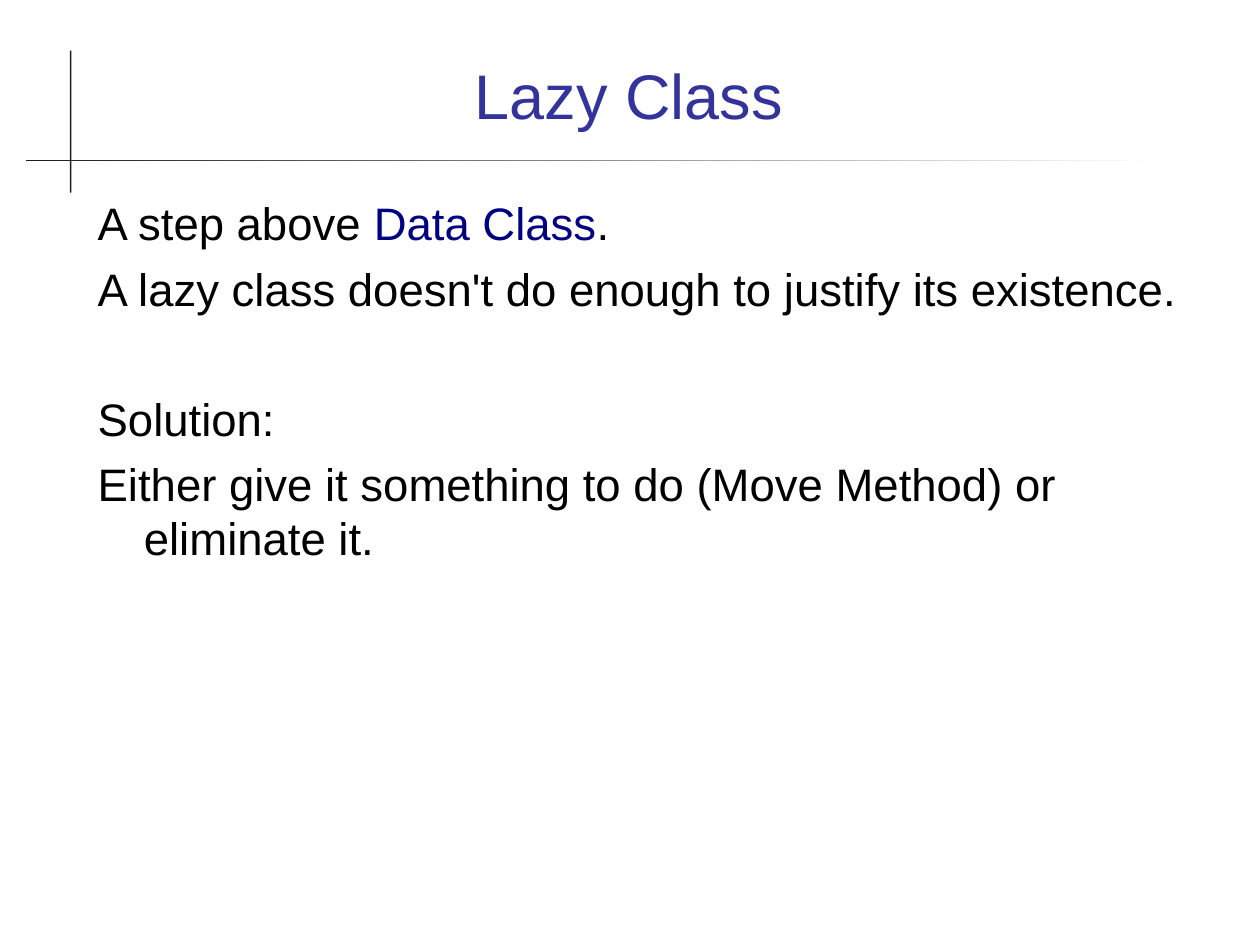
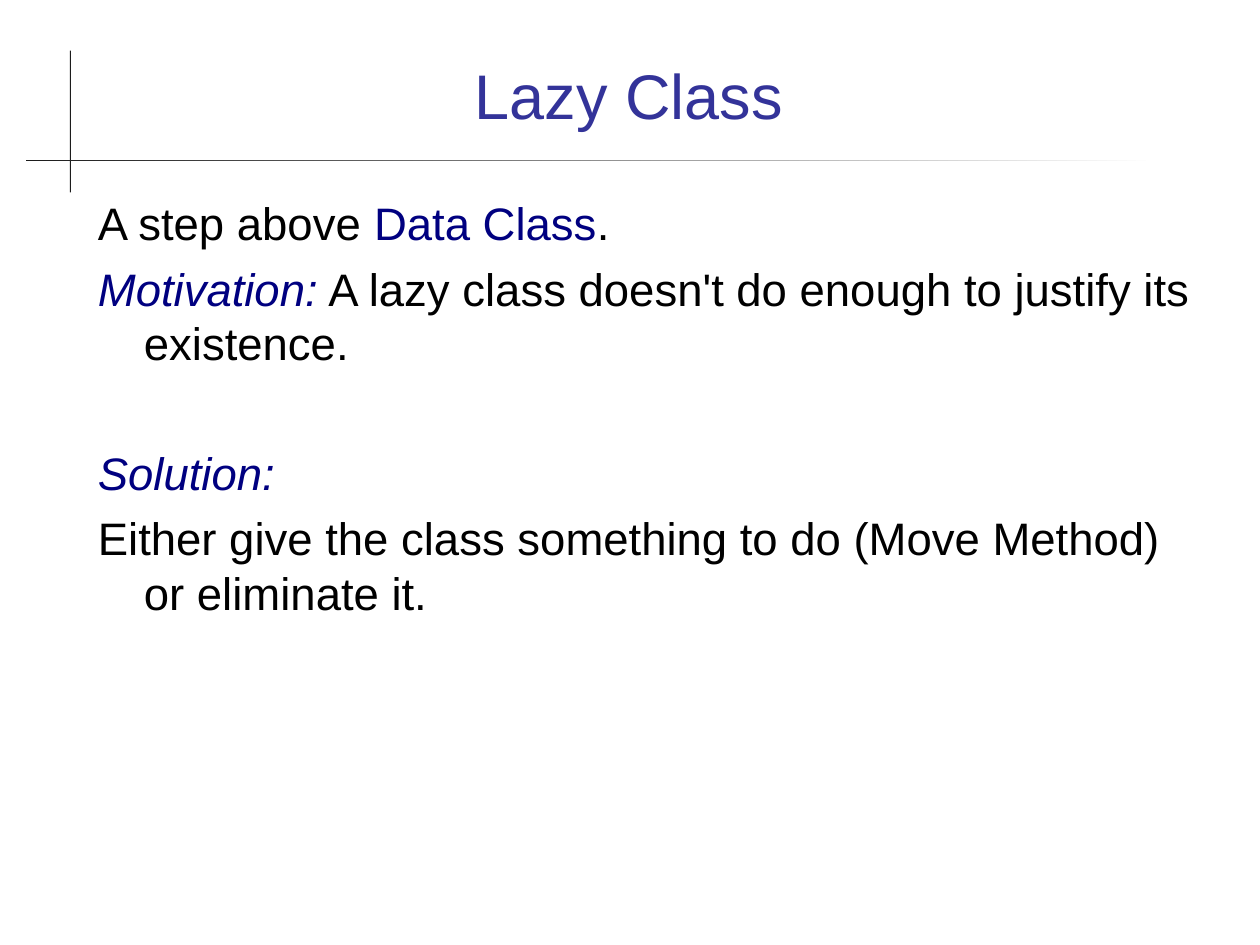
Before and after one commit to cpske/ISP, a slide deck: slide 18 of refactoring/Refactoring-Patterns.ppt (slide 16 before the commit). Drawn at 1260x945 pixels with LibreOffice and Linux fonts; fonts in the diff are those of the drawing. Boxes give left, top, right and bottom in pixels: in the first picture for what was removed or moved away, otherwise in the second. Text is boxed around its words. In the diff, an @@ line names an element or a change of style, - is before the commit and + after.

```diff
--- a/refactoring/Refactoring-Patterns.ppt
+++ b/refactoring/Refactoring-Patterns.ppt
@@ text at (98, 207, 610, 491): text colour #000000 to #000080, italic on in "Solution:"; indent changed @@
@@ text at (98, 273, 1188, 361): text changed @@
-A lazy class doesn't do enough to justify its existence.
+Motivation: A lazy class doesn't do enough to justify its existence.
@@ text at (98, 522, 1160, 611): text changed @@
-Either give it something to do (Move Method) or eliminate it.
+Either give the class something to do (Move Method) or eliminate it.
```
Also in this commit, not shown: 13 other slides changed, 2 slides added, 18 other files.
